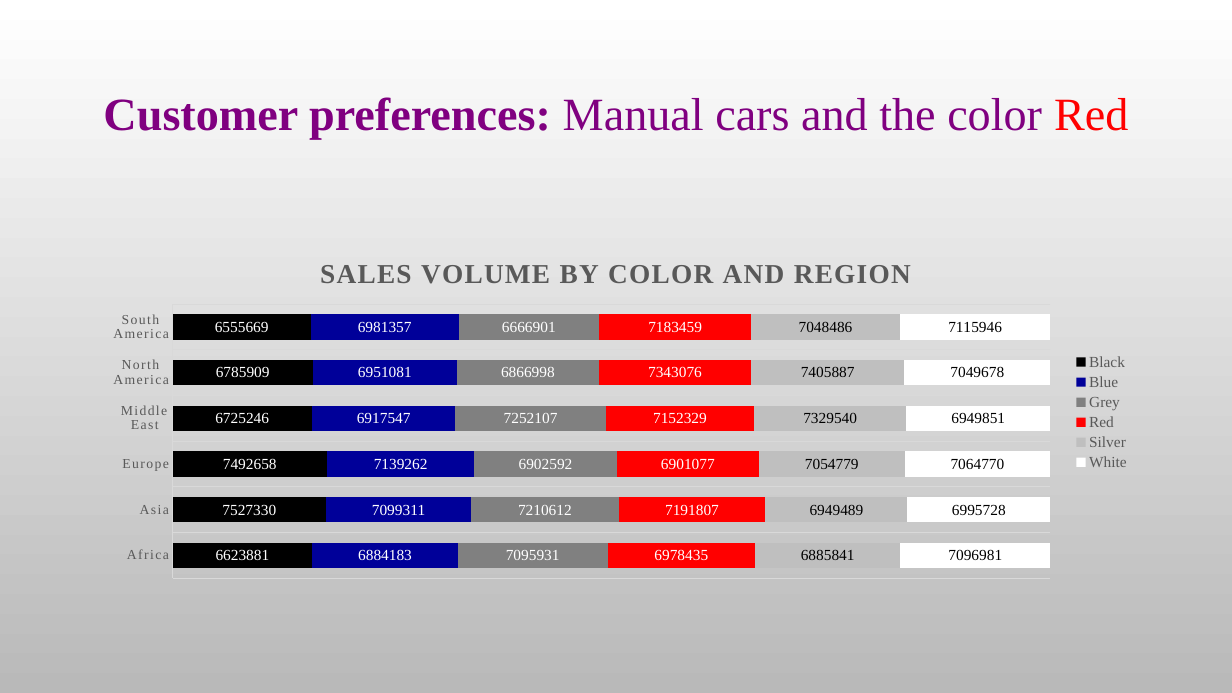
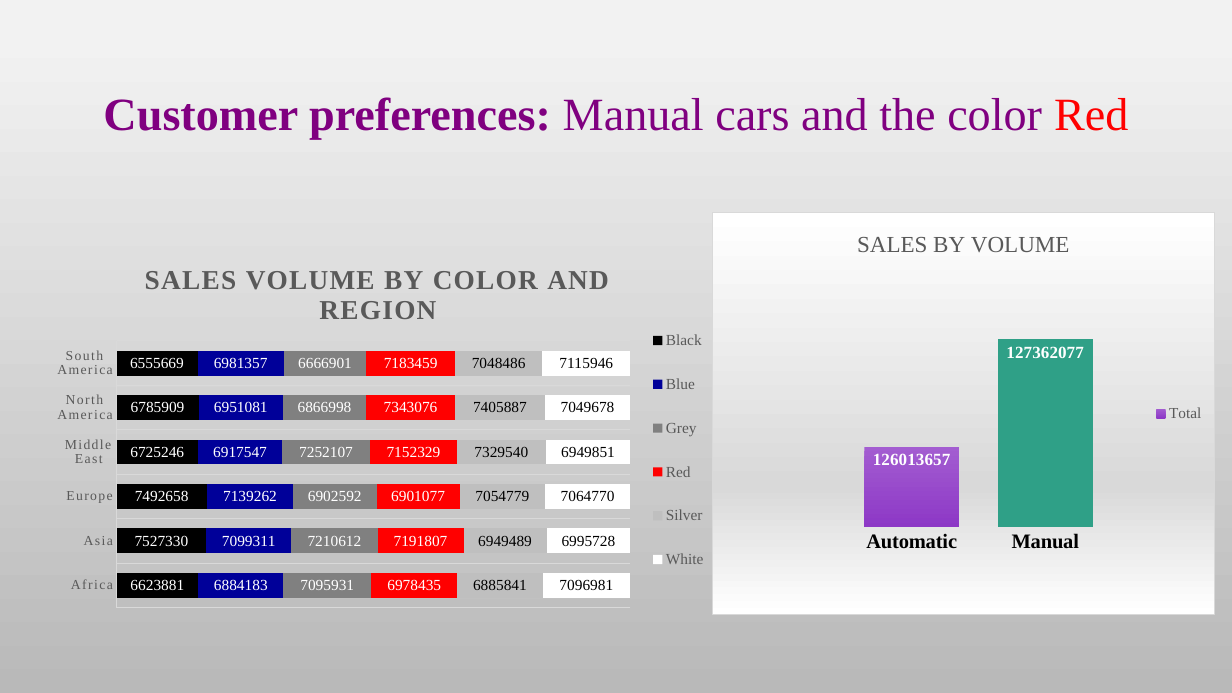
Before and after one commit to agarwabhavya30/Sales-Data-Analysis, a slide deck: slide 10 of Mrs Sivadurga story BMW.pptx (slide 6 before the commit). Drawn at 1232x693 pixels with LibreOffice and Linux fonts; fonts in the diff are those of the drawing; background and template pictures are left out. Boxes give left, top, right and bottom in pixels: in the first picture for what was removed or moved away, otherwise in the second. Text is boxed around its words. In the diff, an @@ line names an element or a change of style, - is before the commit and + after.

```diff
--- a/Mrs Sivadurga story BMW.pptx
+++ b/Mrs Sivadurga story BMW.pptx
@@ column chart added at (712, 213, 1214, 616) @@
+title "SALES BY VOLUME "
+categories: Automatic, Manual
+Total: 126013657, 127362077
@@ bar stacked 100% chart: place and size @@
-bar stacked 100% chart at (92, 239, 1140, 585)
+bar stacked 100% chart at (44, 245, 713, 615)
```
Also in this commit, not shown: 3 other slides changed, 11 slides added, 1 slide removed.
